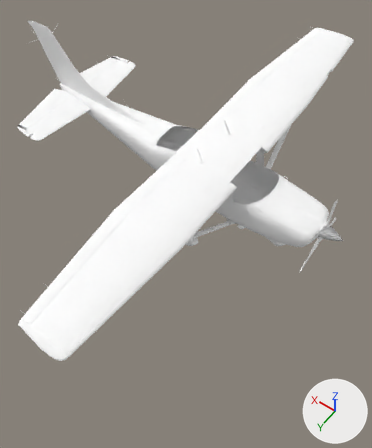
Renders of the Blender file dev/C182S.blend from each side of a commit.
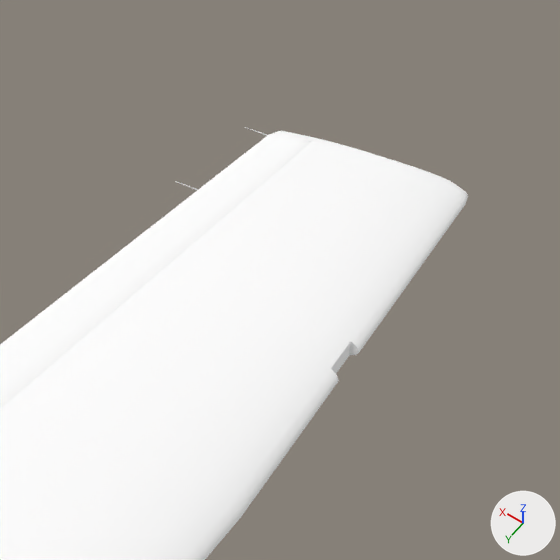
The first picture shows the older version from a 50 mm camera at (-2.71, 6.95, 8.55) aimed at (1.5, 1.06, -0.71). The close-ups show both versions on the part from 70% to 100% of the width and 0% to 25% of the height of that picture; other places that the commit changed are outside them. The lights are fixed; the arrows at lower right show +X, +Y and +Z.

The first close-up shows 'Aileron.L', 'Fuselage'.
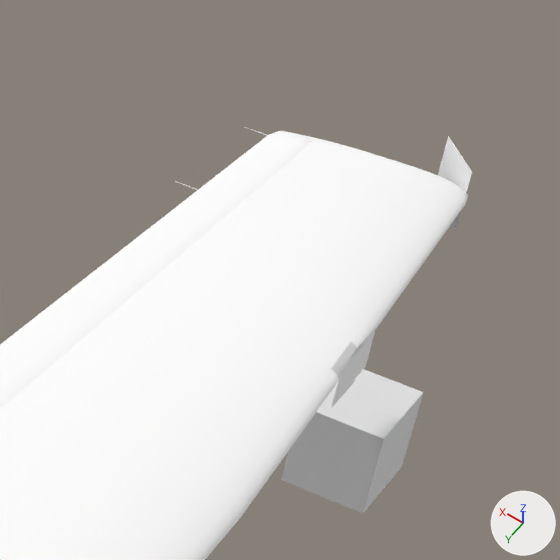
Changed parts and their boxes (x1, y1, x2, y2) in the close-ups (560 x 560 px):
'safety-cone.cs.L', shown
    after: (281, 369, 423, 513)
'NavLightRed', shown
    after: (438, 136, 472, 231)
'TaxiLight', shown
    after: (332, 343, 365, 407)
'LandingLight', shown
    after: (352, 327, 376, 377)
'llglas', shown
    after: (331, 342, 357, 379)

The change in detail:
Object 'NavLightRed' (ob_navlightred) is now shown.
Object 'TaxiLight' (ob_taxilight) is now shown.
Object 'LandingLight' (ob_landinglight) is now shown.
Object 'llglas' (ob_llglas) is now shown.
Object 'safety-cone.cs.L' (ob_safety_cone_cs_l) is now shown.
